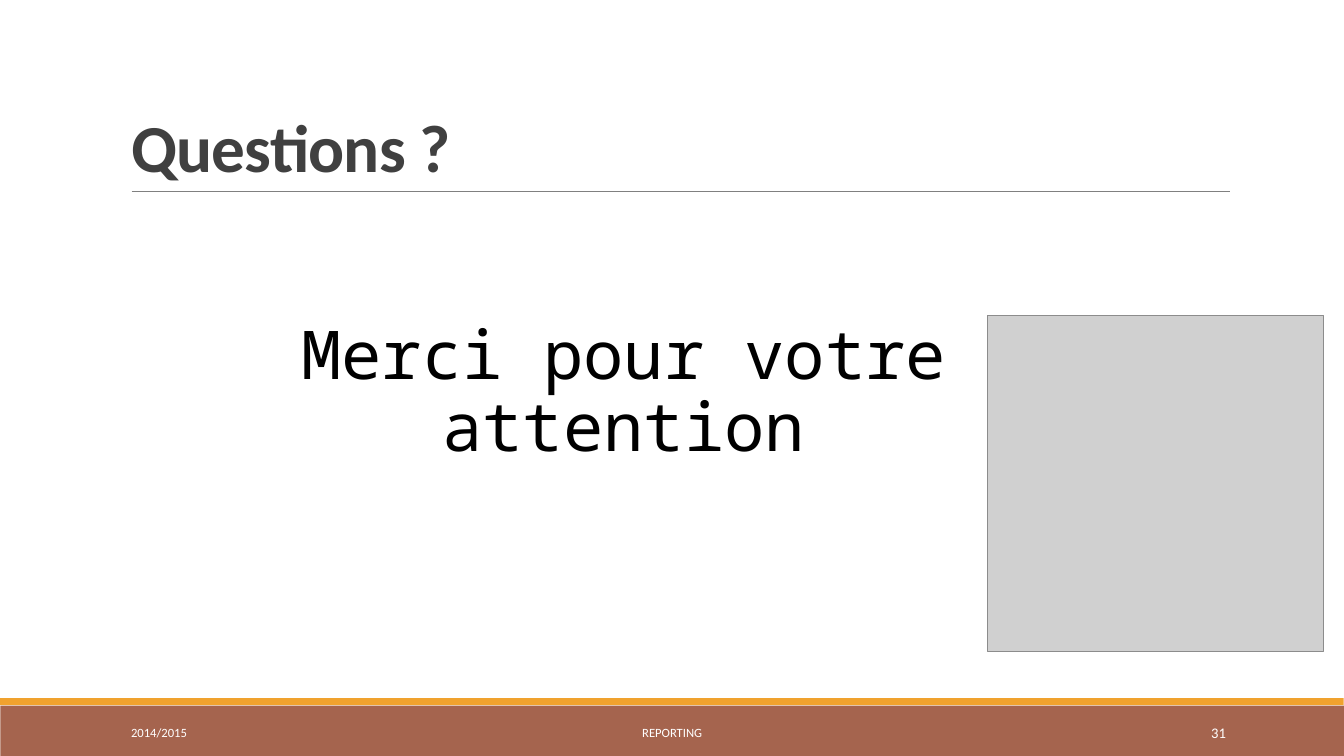
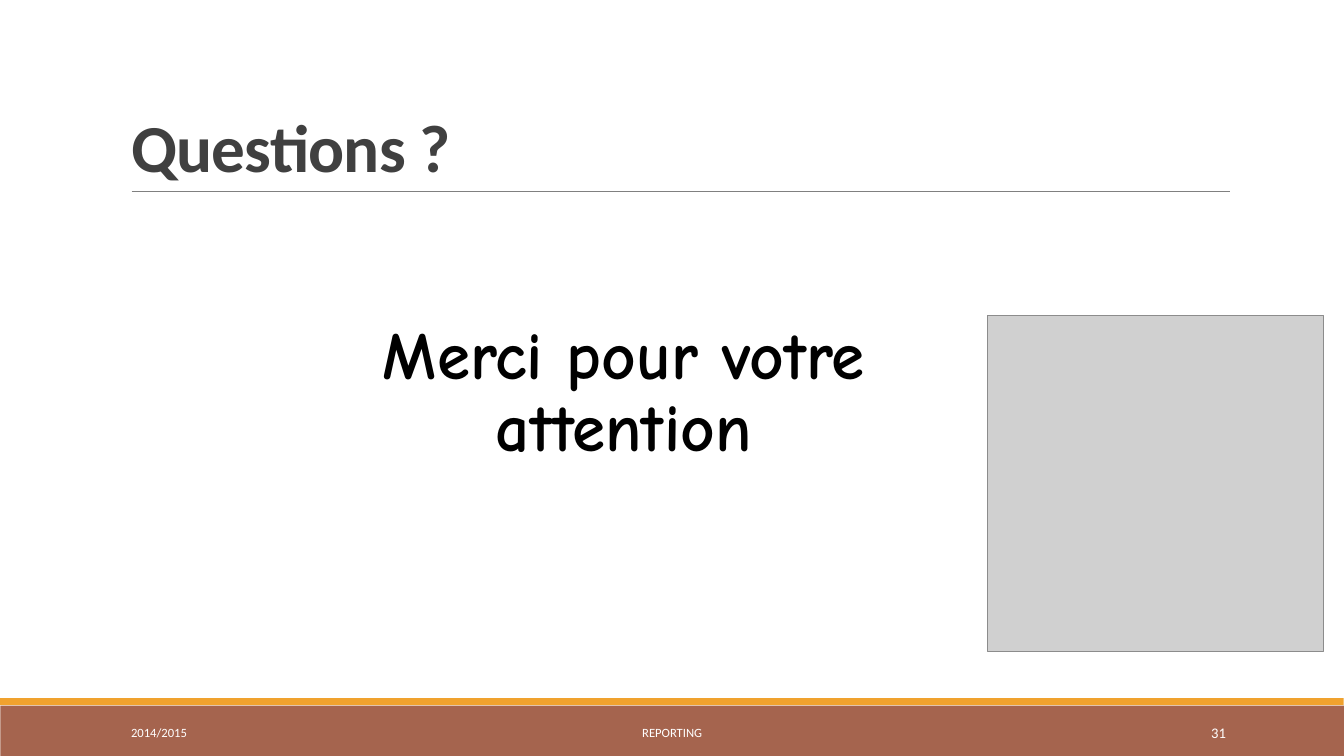
Before and after one commit to seddikouiss/data, a slide deck: slide 31 of RAPORT/Reporting_Presentation_V2.pptx. Drawn at 1344x756 pixels with LibreOffice and Linux fonts; fonts in the diff are those of the drawing; grey boxes stand for pictures. Boxes give left, top, right and bottom in pixels: in the first picture for what was removed or moved away, otherwise in the second. Text is boxed around its words. In the diff, an @@ line names an element or a change of style, - is before the commit and + after.

```diff
--- a/RAPORT/Reporting_Presentation_V2.pptx
+++ b/RAPORT/Reporting_Presentation_V2.pptx
@@ text "Merci pour votre attention" at [383, 333, 865, 452]: font Noto Sans Mono to Comic Neue, bold on @@
```
Also in this commit, not shown: 17 other slides changed, 1 other file.
